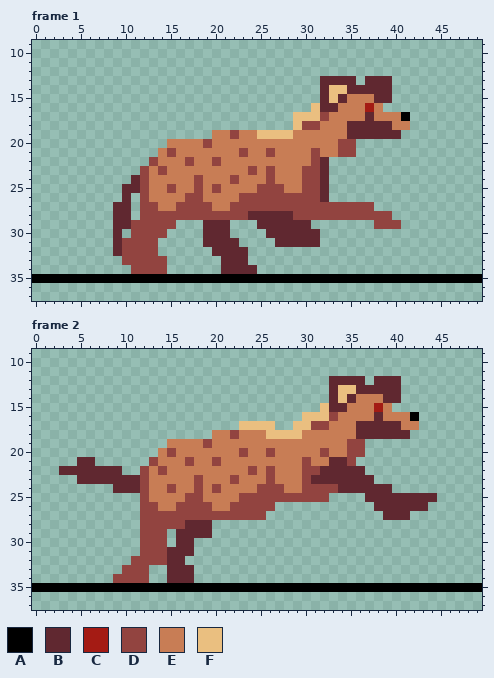
A pixel-art file gets an edit: Inimigos/hiena/hiena correndo.aseprite. This is how it looked before the edit.
50x50 pixels, 6 frames. Colours within 5 levels of each other are drawn and written as one. Shown: frame 1: x 0..49, y 9..37; frame 2: x 0..49, y 9..37. The commit also changed other frames, which this record leaves out.
Palette (. is transparent): A #000000  B #602830  C #a41b14  D #924440  E #c87d55  F #eabf80
Pixels before, frame 1, first column x 0:
13 ................................BBBB.BBB..........
14 ................................BFFBBBBB..........
15 ................................BFBEEEBB..........
16 ...............................FBBEEECE...........
17 .............................FFFDEEEEBEEEA........
18 .............................FDDEEEBBBBBEE........
19 ....................EEDEEFFFFEEEEEEBBBBBB.........
20 ...............EEEEDEEEEEEEEEEEEEEDD..............
21 ..............EDEEEEEEEDEEDEEEEDEEDD..............
22 .............DEEEDEEDEEEEEEEEEEDB.................
23 ............DEDEEEEEEEEEDEDEEEDDB.................
24 ...........BDEEEEEDEEEDEEEDEEEDDB.................
25 ..........BBDEEDEEDEDEEEEDDDEEDDB.................
26 ..........B.DEEEEDDEEEEDDDDDDDDDB.................
27 .........BB.DDEEDDDDEEDDDDDDDDDDDDDDDD............
28 .........BB.DDDDDDDDDDDDBBBBBDDDDDDDDDDD..........
29 .........BBDDDDD...BBB...BBBBBB.......DDD.........
30 .........B.DDDD....BBB....BBBBBB..................
31 .........BDDDD.....BBBB....BBBBB..................
32 .........BDDDD......BBBB..........................
33 ..........DDDDD......BBB..........................
34 ...........DDDD......BBBB.........................
35 AAAAAAAAAAAAAAAAAAAAAAAAAAAAAAAAAAAAAAAAAAAAAAAAAA
Pixels before, frame 2, first column x 0:
12 .................................BBBB.BBB.........
13 .................................BFFBBBBB.........
14 .................................BFBEEEBB.........
15 ................................FBBEEECE..........
16 ..............................FFFDEEEEBEEEA.......
17 .......................FFFF..FFDDEEEBBBBBEE.......
18 ....................EEDEEEFFFFEEEEEEBBBBBB........
19 ...............EEEEDEEEEEEEEEEEEEEEDD.............
20 ..............EDEEEEEEEDEEDEEEEEDEEDD.............
21 .....BB......DEEEDEEDEEEEEEEEEDEEBBD..............
22 ...BBBBBBB..DEDEEEEEEEEEDEDEEEDDBBBBB.............
23 .....BBBBBBBDEEEEEDEEEDEEEDEEEDBBBBBBB............
24 .........BBBDEEDEEDEDEEEEDDDEEDDDDBBBBBB..........
25 ............DEEEEDDEEEEDDDDDDDDDD....BBBBBBBB.....
26 ............DDEEDDDDEEDDDDD...........BBBBBB......
27 ............DDDDDDDDDDDDDD.............BBB........
28 ............DDDDDBBB..............................
29 ............DDD.BBBB..............................
30 ............DDD.BB................................
31 ............DDDBBB................................
32 ...........DDDDBB.................................
33 ..........DDD..BBB................................
34 .........DDDD..BBB................................
35 AAAAAAAAAAAAAAAAAAAAAAAAAAAAAAAAAAAAAAAAAAAAAAAAAA
After:
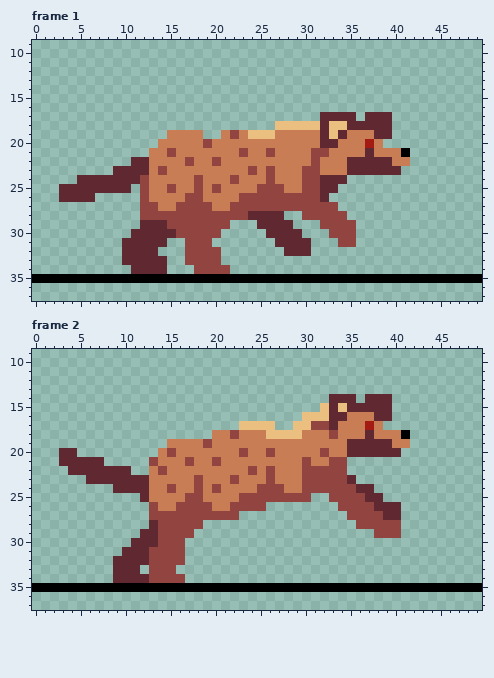
From old to new:
Changed rows in their new state; - is an unchanged pixel.
Frame 1:
first column x 3:
13 -----------------------------....-...--
14 -----------------------------........--
15 -----------------------------........--
16 ----------------------------........---
17 --------------------------...BBBB.-BB..
18 ------------------------FF-FFBFF-----..
19 ------------EEEE-.---F--EE---BFBEEE--.-
20 -----------E-----------------BBEEECE---
21 ----------E------------------D-EEEBEEEA
22 --------BBE------------------EEEBBBBBEE
23 ------BBBB-------------------EEEBBBBBB-
24 --BBBBBB----------------------BB-------
25 BBBBBBB-.---------------------B--------
26 BBBB---.-------------------------------
27 ------..-----------------------....----
28 ------..-----------------..-----.....--
29 ------...BBB-DDDDDD-------..-DDDD--...-
30 ------.-BBBBBDDDDD.--------..-DDD------
31 ------.BBBBB--DDD...--------.--DD------
32 ------.BBBB---DDDD...----BBB-----------
33 -------BBBBB--DDDD...------------------
34 --------BBBB---DDDD...-----------------
Frame 2:
first column x 3:
12 ------------------------------....-...----
13 ------------------------------........----
14 -------------------------------B-.BB-.----
15 -------------------------------FBBBBB-----
16 ------------------------------BB----B...--
17 ------------------------------B--ECE....--
18 ------------------------------D--E-EEEA---
19 --------------------------------BBBBBEE---
20 BB------------------------------BBBBBB----
21 BB--B-------------------------DD.---------
22 .------B-.-------------------DDD..--------
23 --.------B------------------DDDD-..-------
24 ---------B---------------------DD--..-----
25 ---------B------------------..DDDD--......
26 ---------.-------------.-------DDDD---...-
27 ---------.----------...---------DDDD--.---
28 ---------.B---DD.----------------DDDDD----
29 ---------BB-DDD..------------------DDD----
30 --------BBB-DD.---------------------------
31 -------BBB--DD.---------------------------
32 ------BBBB--DD----------------------------
33 ------BBB.DDD..---------------------------
34 ------BBBBDDDD.---------------------------
Pixel boxes of the changes (left, top, right, bottom) in both pictures:
changed: (59, 76, 410, 274)
changed: (311, 376, 437, 538)
changed: (59, 448, 275, 583)
